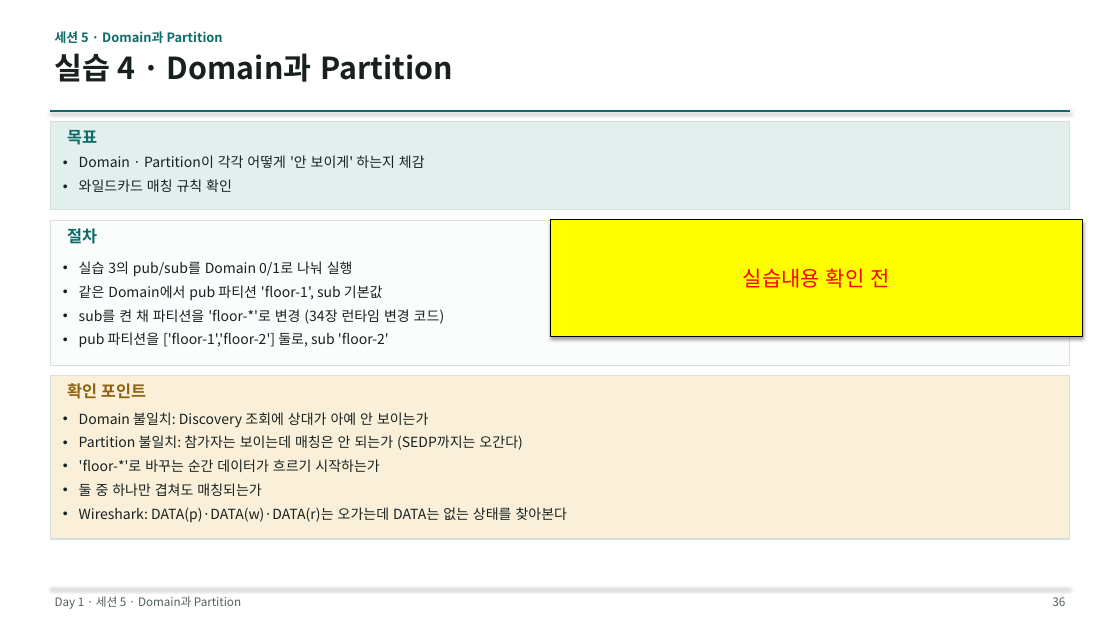
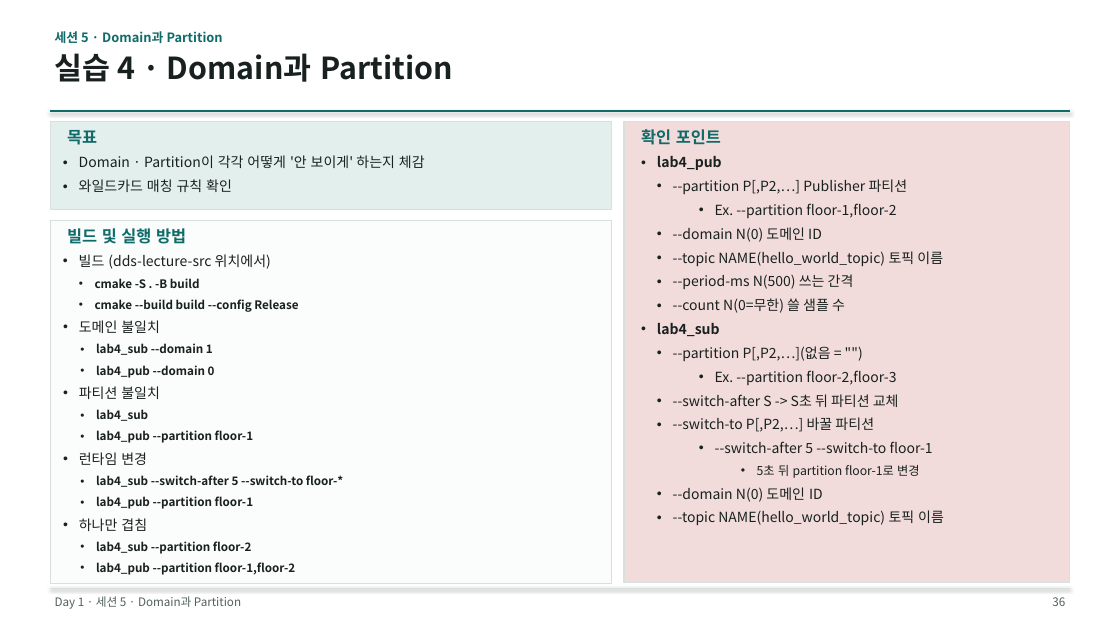
Before and after one commit to IntellectusCorp/int2DDS-lecture, a slide deck: slide 35 of int2dds-lecture.pptx. Drawn at 1120x630 pixels with LibreOffice and Linux fonts; fonts in the diff are those of the drawing. Boxes give left, top, right and bottom in pixels: in the first picture for what was removed or moved away, otherwise in the second. Text is boxed around its words. In the diff, an @@ line names an element or a change of style, - is before the commit and + after.

```diff
--- a/int2dds-lecture.pptx
+++ b/int2dds-lecture.pptx
@@ rectangle: place and size @@
-rectangle at bbox=[50, 122, 1070, 209]
+rectangle at bbox=[50, 122, 612, 209]
@@ rectangle added at bbox=[624, 122, 1070, 582], fill #F2DCDB, outline #D8E0DD 1 pt @@
@@ text "확인 포인트": place and size @@
-text "확인 포인트" at bbox=[67, 383, 146, 399]
+text "확인 포인트" at bbox=[641, 129, 721, 145]
@@ text "확인 포인트" at bbox=[641, 129, 721, 145]: text colour #8F6210 to #0E6B68 @@
@@ text added at bbox=[657, 156, 944, 526], 12 pt, text #18211F @@
+• lab4_pub
+• --partition P[,P2,…] Publisher 파티션
+  • Ex. --partition floor-1,floor-2
+• --domain N(0) 도메인 ID
+• --topic NAME(hello_world_topic) 토픽 이름
+• --period-ms N(500) 쓰는 간격
+• --count N(0=무한) 쓸 샘플 수
+• lab4_sub
+• --partition P[,P2,…](없음 = "")
+  • Ex. --partition floor-2,floor-3
+• --switch-after S -> S초 뒤 파티션 교체
+• --switch-to P[,P2,…] 바꿀 파티션
+  • --switch-after 5 --switch-to floor-1
+    • 5초 뒤 partition floor-1로 변경
+• --domain N(0) 도메인 ID
+• --topic NAME(hello_world_topic) 토픽 이름
@@ rectangle: place and size @@
-rectangle at bbox=[50, 220, 1070, 365]
+rectangle at bbox=[50, 220, 612, 584]
@@ text at bbox=[67, 228, 186, 244]: text changed @@
-절차
+빌드 및 실행 방법
@@ rectangle removed at bbox=[550, 219, 1082, 336] @@
-실습내용 확인 전
@@ text at bbox=[79, 254, 343, 575]: text changed; size 12 to 10 pt; bold on @@
-• 실습 3의 pub/sub를 Domain 0/1로 나눠 실행
-• 같은 Domain에서 pub 파티션 'floor-1', sub 기본값
-• sub를 켠 채 파티션을 'floor-*'로 변경 (34장 런타임 변경 코드)
-• pub 파티션을 ['floor-1','floor-2'] 둘로, sub 'floor-2'
+• 빌드 (dds-lecture-src 위치에서)
+• cmake -S . -B build
+• cmake --build build --config Release
+• 도메인 불일치
+  • lab4_sub --domain 1
+  • lab4_pub --domain 0
+• 파티션 불일치
+  • lab4_sub
+  • lab4_pub --partition floor-1
+• 런타임 변경
+  • lab4_sub --switch-after 5 --switch-to floor-*
+  • lab4_pub --partition floor-1
+• 하나만 겹침
+  • lab4_sub --partition floor-2
+  • lab4_pub --partition floor-1,floor-2
@@ rectangle removed at bbox=[50, 376, 1070, 539] @@
@@ text removed at bbox=[79, 412, 567, 522] @@
-• Domain 불일치: Discovery 조회에 상대가 아예 안 보이는가
-• Partition 불일치: 참가자는 보이는데 매칭은 안 되는가 (SEDP까지는 오간다)
-• 'floor-*'로 바꾸는 순간 데이터가 흐르기 시작하는가
-• 둘 중 하나만 겹쳐도 매칭되는가
-• Wireshark: DATA(p)·DATA(w)·DATA(r)는 오가는데 DATA는 없는 상태를 찾아본다
```
Also in this commit, not shown: 14 other slides changed, 6 slides added, 5 slides removed.
